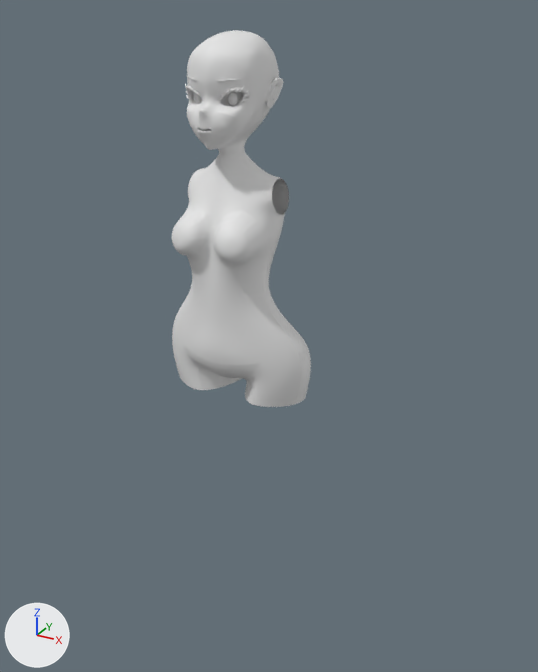
The Blender file BasicSht/TutorialSht/nino01.blend as it was, and as the next commit left it.
Camera for both pictures: a 50 mm camera at (15.4, -23.6, 27.9) aimed at (0.9, 2.8, 14.7). The axes (+X, +Y, +Z) are drawn at lower left. The lights are the same throughout.

Script lines for the objects in view, before the commit:
```python
me_vert_003 = bpy.data.meshes.new('Vert.003')
me_vert_003.from_pydata(...)  # 696 vertices, 650 faces; spans x -3.52..0.0, y -0.89..3.56, z 12.56..27.17
me_vert_003.polygons.foreach_set('use_smooth', [True] * 650)
ob_face03 = bpy.data.objects.new('Face03', me_vert_003)
ob_face03.location = (0.0, 0.0, 0.0)
_m = ob_face03.modifiers.new('Mirror', 'MIRROR')
_m.use_clip = True
_m = ob_face03.modifiers.new('Subdivision', 'SUBSURF')
```
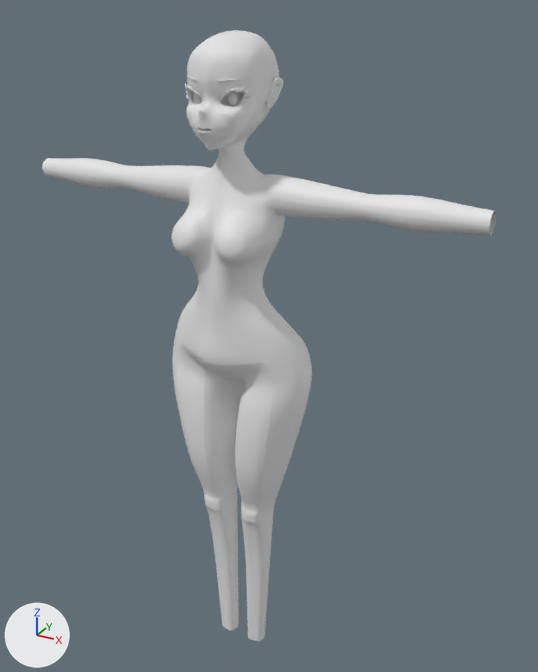
Where the change shows, as pixel boxes (x1, y1, x2, y2) in the pictures (538 x 672 px):
'Face03', reshaped (225% wider, 62% taller)
    before: (172, 30, 311, 407)
    after: (42, 30, 496, 641)
part 1 of me_vert_003, built on
    before: (172, 148, 311, 407)
    after: (42, 105, 496, 641)

What the commit changed:
me_vert_003 is used by ob_face03; location (0.0, 0.0, 0.0).
me_vert_003 had 696 vertices, 650 faces and spanned x -3.52..0.0, y -0.89..3.56, z 12.56..27.17.
me_vert_003 now has 1018 vertices, 968 faces and spans x -10.08..0.0, y -0.89..3.56, z -1.69..27.17.
me_vert_003 part 1: 26 vertices moved from x -3.45..-0.31, y 0.05..2.8, z 15.11..22.88 to x -2.89..-0.27, y 0.05..2.8, z 15.0..22.88; 16 vertices removed from x -3.52..0.0, y -0.21..2.54, z 12.56..21.96; 338 vertices added at x -10.08..0.0, y -0.7..3.46, z -1.69..27.07.
